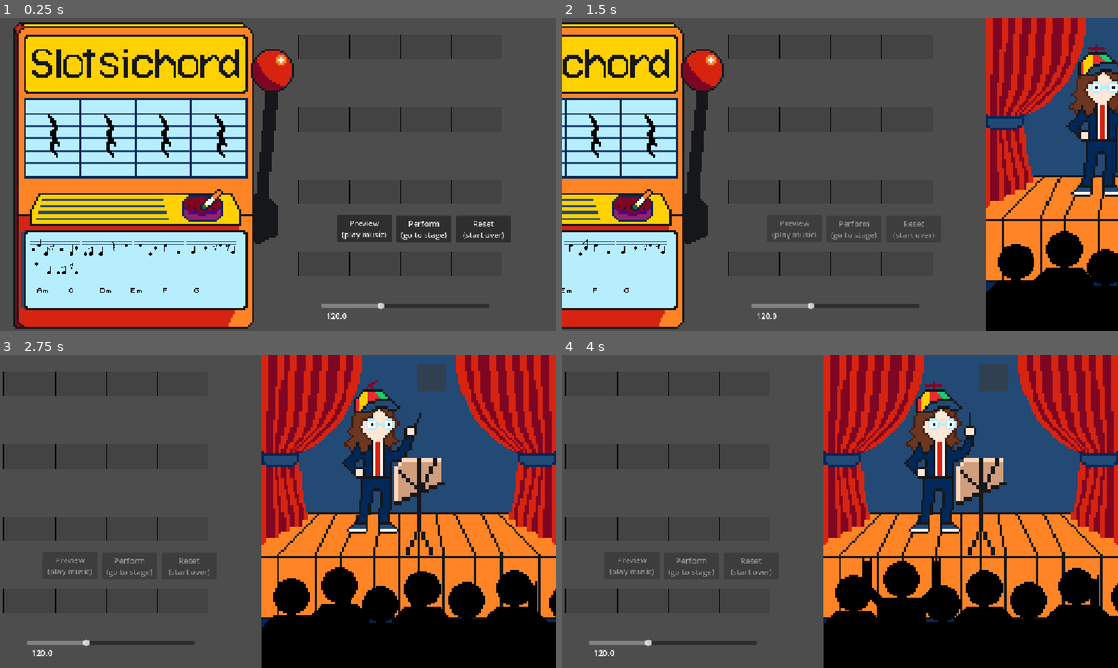
Above: before the commit, frames 1-4 (two rows, left to right).
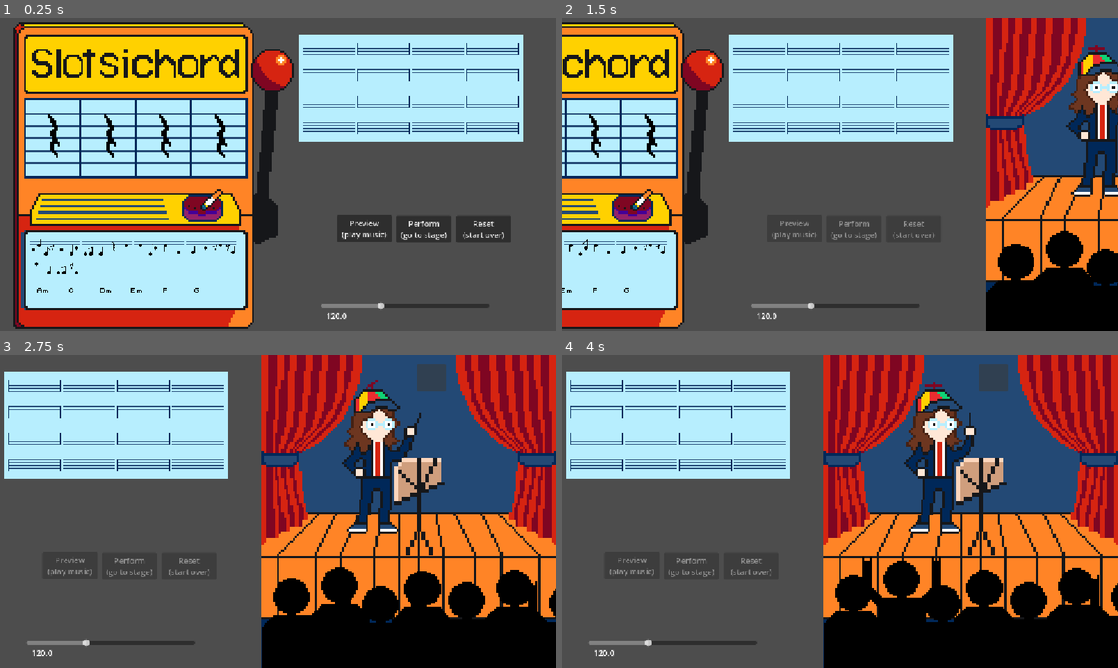
Above: after the commit, the same moments.

Repository: twhassall/slotsichord
Game: Godot game, scene res://scenes/actualScreens/MainScreen.tscn
The game is run twice, just before and just after one commit, with the same random seed, the same clock (stepped at 60 frames per second) and the same inputs.
Inputs (mouse positions are in pixels of both pictures, inside the frame that each line leads up to):
- Up to frame 1 (0.25 s): no input
- Up to frame 2 (1.5 s): click "Perform (go to stage)" at 0.5 s
- Up to frame 3 (2.75 s): click (483, 376) at 2 s
- Up to frame 4 (4 s): click (995, 376) at 2.75 s; click (995, 376) at 3.5 s

The runs differ from the first frame. In frame 1, 14% of the frame differs, in the area x 53-95%, y 5-83%; in frame 2, 14%; in frame 3, 14%; in frame 4, 14%.

Commit message:
made staves invisible when bar is in arrangment area

Diff:
--- a/scenes/subScenes/ArrangementArea.tscn
+++ b/scenes/subScenes/ArrangementArea.tscn
@@ -1,7 +1,8 @@
 [gd_scene format=3 uid="uid://g7nmx3jsyfp4"]
 
 [ext_resource type="Script" uid="uid://b3n7u1kht32pk" path="res://scripts/arrangement_area.gd" id="1_t53rw"]
-[ext_resource type="PackedScene" uid="uid://but188dhkcmpn" path="res://scenes/subScenes/BarSlot.tscn" id="2_gmnrp"]
+[ext_resource type="Texture2D" uid="uid://bveat4ikjkfib" path="res://assets/sprites/musicSheet.png" id="2_gmnrp"]
+[ext_resource type="PackedScene" uid="uid://but188dhkcmpn" path="res://scenes/subScenes/BarSlot.tscn" id="3_o8ntw"]
 
 [node name="ArrangementArea" type="Control" unique_id=2060967160]
 layout_mode = 3
@@ -12,6 +13,10 @@
 grow_vertical = 2
 script = ExtResource("1_t53rw")
 
+[node name="Manuscript" type="Sprite2D" parent="." unique_id=1041215718]
+position = Vector2(234, 111)
+texture = ExtResource("2_gmnrp")
+
 [node name="Lines" type="Control" parent="." unique_id=1853830077]
 anchors_preset = 0
 offset_right = 424.0
@@ -20,77 +25,86 @@
 
 [node name="Line1" type="HBoxContainer" parent="Lines" unique_id=2119468458]
 layout_mode = 0
-offset_right = 424.0
-offset_bottom = 50.0
+offset_left = 9.0
+offset_top = 5.0
+offset_right = 433.0
+offset_bottom = 55.0
+scale = Vector2(1.0554388, 1)
 theme_override_constants/separation = 0
 
-[node name="BarSlot" parent="Lines/Line1" unique_id=79171669 instance=ExtResource("2_gmnrp")]
+[node name="BarSlot" parent="Lines/Line1" unique_id=79171669 instance=ExtResource("3_o8ntw")]
 layout_mode = 2
 
-[node name="BarSlot2" parent="Lines/Line1" unique_id=436051339 instance=ExtResource("2_gmnrp")]
+[node name="BarSlot2" parent="Lines/Line1" unique_id=436051339 instance=ExtResource("3_o8ntw")]
 layout_mode = 2
 
-[node name="BarSlot3" parent="Lines/Line1" unique_id=297862867 instance=ExtResource("2_gmnrp")]
+[node name="BarSlot3" parent="Lines/Line1" unique_id=297862867 instance=ExtResource("3_o8ntw")]
 layout_mode = 2
 
-[node name="BarSlot4" parent="Lines/Line1" unique_id=1256910018 instance=ExtResource("2_gmnrp")]
+[node name="BarSlot4" parent="Lines/Line1" unique_id=1256910018 instance=ExtResource("3_o8ntw")]
 layout_mode = 2
 
 [node name="Line2" type="HBoxContainer" parent="Lines" unique_id=742286735]
 layout_mode = 0
-offset_top = 150.0
-offset_right = 424.0
-offset_bottom = 200.0
+offset_left = 9.000001
+offset_top = 56.999996
+offset_right = 433.0
+offset_bottom = 107.0
+scale = Vector2(1.055, 1.055)
 theme_override_constants/separation = 0
 
-[node name="BarSlot" parent="Lines/Line2" unique_id=334940245 instance=ExtResource("2_gmnrp")]
+[node name="BarSlot" parent="Lines/Line2" unique_id=334940245 instance=ExtResource("3_o8ntw")]
 layout_mode = 2
 
-[node name="BarSlot2" parent="Lines/Line2" unique_id=1767762684 instance=ExtResource("2_gmnrp")]
+[node name="BarSlot2" parent="Lines/Line2" unique_id=1767762684 instance=ExtResource("3_o8ntw")]
 layout_mode = 2
 
-[node name="BarSlot3" parent="Lines/Line2" unique_id=853251202 instance=ExtResource("2_gmnrp")]
+[node name="BarSlot3" parent="Lines/Line2" unique_id=853251202 instance=ExtResource("3_o8ntw")]
 layout_mode = 2
 
-[node name="BarSlot4" parent="Lines/Line2" unique_id=530347873 instance=ExtResource("2_gmnrp")]
+[node name="BarSlot4" parent="Lines/Line2" unique_id=530347873 instance=ExtResource("3_o8ntw")]
 layout_mode = 2
 
 [node name="Line3" type="HBoxContainer" parent="Lines" unique_id=1860241623]
 layout_mode = 0
-offset_top = 300.0
-offset_right = 424.0
-offset_bottom = 350.0
+offset_left = 9.000001
+offset_top = 112.0
+offset_right = 433.0
+offset_bottom = 162.0
+scale = Vector2(1.055, 1.055)
 theme_override_constants/separation = 0
 
-[node name="BarSlot" parent="Lines/Line3" unique_id=1539833092 instance=ExtResource("2_gmnrp")]
+[node name="BarSlot" parent="Lines/Line3" unique_id=1539833092 instance=ExtResource("3_o8ntw")]
 layout_mode = 2
 
-[node name="BarSlot2" parent="Lines/Line3" unique_id=1508435763 instance=ExtResource("2_gmnrp")]
+[node name="BarSlot2" parent="Lines/Line3" unique_id=1508435763 instance=ExtResource("3_o8ntw")]
 layout_mode = 2
 
-[node name="BarSlot3" parent="Lines/Line3" unique_id=1738891693 instance=ExtResource("2_gmnrp")]
+[node name="BarSlot3" parent="Lines/Line3" unique_id=1738891693 instance=ExtResource("3_o8ntw")]
 layout_mode = 2
 
-[node name="BarSlot4" parent="Lines/Line3" unique_id=839431984 instance=ExtResource("2_gmnrp")]
+[node name="BarSlot4" parent="Lines/Line3" unique_id=839431984 instance=ExtResource("3_o8ntw")]
 layout_mode = 2
 
 [node name="Line4" type="HBoxContainer" parent="Lines" unique_id=241021127]
 layout_mode = 0
-offset_top = 450.0
-offset_right = 424.0
-offset_bottom = 500.0
+offset_left = 9.000001
+offset_top = 167.00002
+offset_right = 433.0
+offset_bottom = 217.00002
+scale = Vector2(1.055, 1.055)
 theme_override_constants/separation = 0
 
-[node name="BarSlot" parent="Lines/Line4" unique_id=1901970957 instance=ExtResource("2_gmnrp")]
+[node name="BarSlot" parent="Lines/Line4" unique_id=1901970957 instance=ExtResource("3_o8ntw")]
 layout_mode = 2
 
-[node name="BarSlot2" parent="Lines/Line4" unique_id=913786397 instance=ExtResource("2_gmnrp")]
+[node name="BarSlot2" parent="Lines/Line4" unique_id=913786397 instance=ExtResource("3_o8ntw")]
 layout_mode = 2
 
-[node name="BarSlot3" parent="Lines/Line4" unique_id=1032252388 instance=ExtResource("2_gmnrp")]
+[node name="BarSlot3" parent="Lines/Line4" unique_id=1032252388 instance=ExtResource("3_o8ntw")]
 layout_mode = 2
 
-[node name="BarSlot4" parent="Lines/Line4" unique_id=1096468626 instance=ExtResource("2_gmnrp")]
+[node name="BarSlot4" parent="Lines/Line4" unique_id=1096468626 instance=ExtResource("3_o8ntw")]
 layout_mode = 2
 
 [node name="Preview" type="Button" parent="." unique_id=1416784464]
--- a/scenes/subScenes/BarSlot.tscn
+++ b/scenes/subScenes/BarSlot.tscn
@@ -3,8 +3,7 @@
 [ext_resource type="Script" uid="uid://dtfsrppg6uquv" path="res://scripts/bar_slot.gd" id="1_2b17l"]
 
 [sub_resource type="StyleBoxFlat" id="StyleBoxFlat_0xq38"]
-bg_color = Color(0, 0, 0, 0.12156863)
-border_width_left = 2
+bg_color = Color(0, 0, 0, 0)
 border_color = Color(0, 0, 0, 1)
 anti_aliasing = false
 
--- a/scripts/BarArea.gd
+++ b/scripts/BarArea.gd
@@ -10,6 +10,13 @@
 	$SpecificBar/Beat2/Note,
 	$SpecificBar/Beat3/Note,
 	$SpecificBar/Beat4/Note,
+]
+
+@onready var staves = [
+	$SpecificBar/Beat1,
+	$SpecificBar/Beat2,
+	$SpecificBar/Beat3,
+	$SpecificBar/Beat4,
 ]
 
 func set_textures(sprites):
@@ -32,3 +39,11 @@
 		"bar_data": bar_data,
 		"source_bar": self,
 	}
+
+func show_stave(visible):
+	for stave in staves:
+		if visible:
+			stave.texture = load("res://assets/sprites/stave.png")
+		else:
+			#this is stupid but i cant think of a better way without losing the spacing
+			stave.texture = load("res://assets/sprites/invisibleStave.png")
--- a/scripts/bar_slot.gd
+++ b/scripts/bar_slot.gd
@@ -60,6 +60,9 @@
 	thisBar.set_bar(bar_data)
 	thisBar.set_textures(MusicLibrary.bar_to_sprites(bar_data))
 
+
+	thisBar.show_stave(false)
+
 func drop_chord(data):
 	var chord_name = data["chord_name"]
 	print("chord dropped" + chord_name)
Binary file added: assets/sprites/invisibleStave.png
Not shown, added: assets/sprites/invisibleStave.png.import
